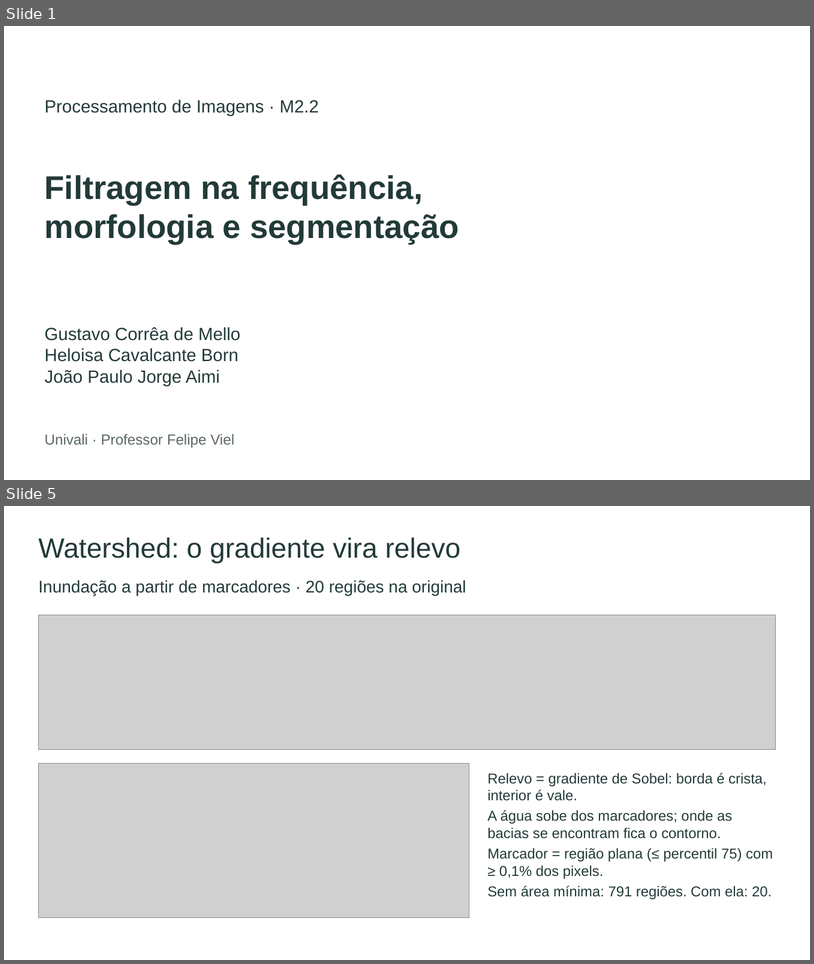
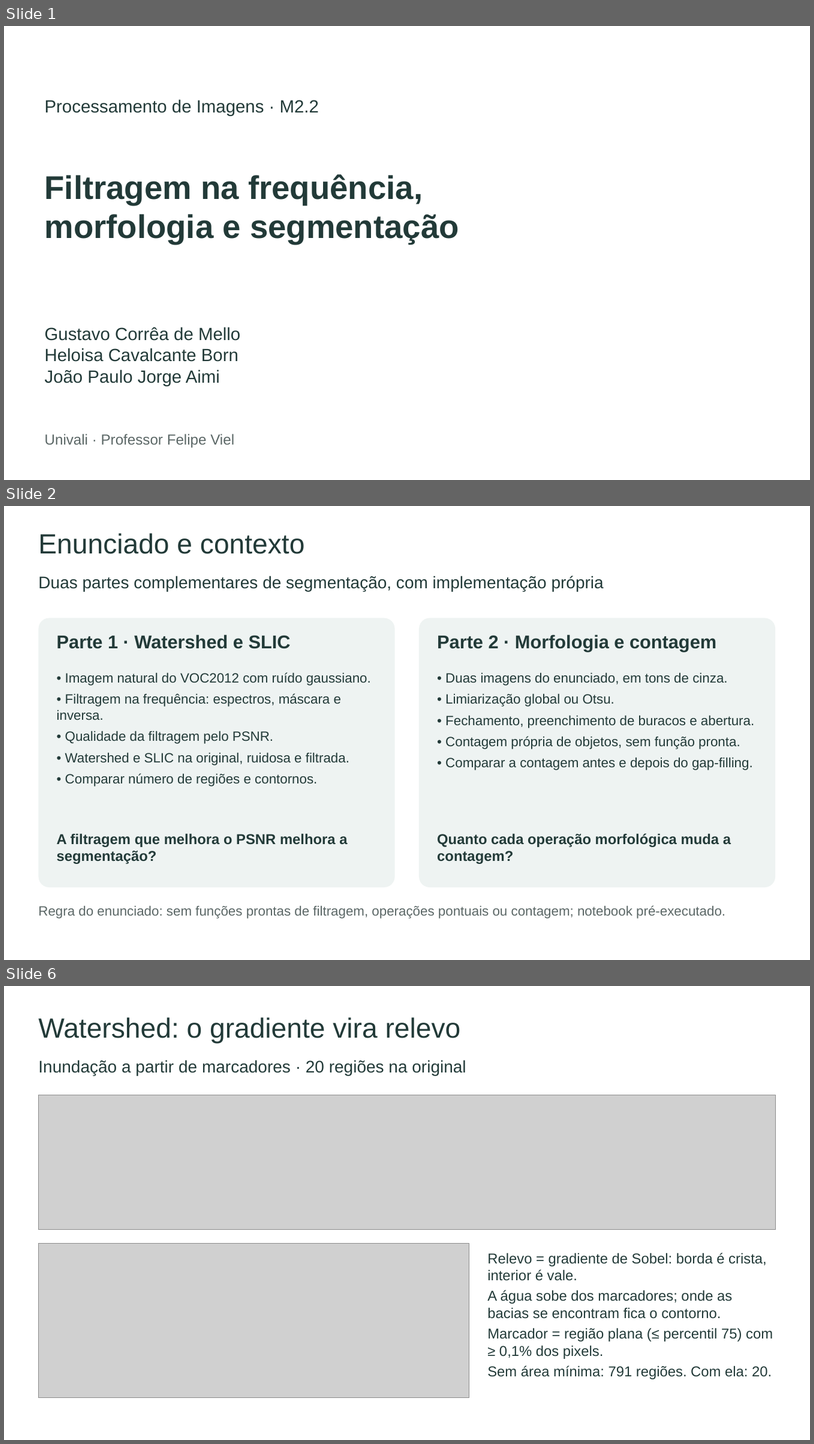
Before and after one commit to HeloisaBorn/trabalho-m2.2-pdi, a slide deck: apresentacao/apresentacao_final.pptx. Shown one above the other, each under a label of ours: slides 1 and 5 before the commit, slides 1, 2 and 6 after it; the slides between them are not shown. The pictures are 814x964 and 814x1444 pixels, drawn with LibreOffice and Linux fonts; fonts in the diff are those of the drawing; grey boxes stand for pictures. Boxes give left, top, right and bottom in pixels: in the first picture for what was removed or moved away, otherwise in the second. Text is boxed around its words. In the diff, an @@ line names an element or a change of style, - is before the commit and + after.

Commit message:
Amplia a apresentação final com slide do enunciado e roteiro de fala nas anotações

```diff
--- a/apresentacao/apresentacao_final.pptx
+++ b/apresentacao/apresentacao_final.pptx
@@ slide 2 added at (x1=4, y1=506, x2=810, y2=960), background #FFFFFF @@
@@ text added at (x1=38, y1=533, x2=305, y2=554), 33 pt, text #223A38 @@
+Enunciado e contexto
@@ text added at (x1=38, y1=576, x2=604, y2=592), 20 pt, text #223A38 @@
+Duas partes complementares de segmentação, com implementação própria
@@ rounded rectangle added at (x1=38, y1=618, x2=395, y2=887), fill #EEF3F2 @@
@@ rounded rectangle added at (x1=420, y1=618, x2=776, y2=887), fill #EEF3F2 @@
@@ text added at (x1=57, y1=634, x2=291, y2=649), 22 pt, text #223A38, bold @@
+Parte 1 · Watershed e SLIC
@@ text added at (x1=437, y1=634, x2=717, y2=652), 22 pt, text #223A38, bold @@
+Parte 2 · Morfologia e contagem
@@ text added at (x1=57, y1=672, x2=371, y2=786), 16 pt, text #223A38 @@
+• Imagem natural do VOC2012 com ruído gaussiano.
+• Filtragem na frequência: espectros, máscara e inversa.
+• Qualidade da filtragem pelo PSNR.
+• Watershed e SLIC na original, ruidosa e filtrada.
+• Comparar número de regiões e contornos.
@@ text added at (x1=446, y1=672, x2=753, y2=770), 16 pt, text #223A38 @@
+• Duas imagens do enunciado, em tons de cinza.
+• Limiarização global ou Otsu.
+• Fechamento, preenchimento de buracos e abertura.
+• Contagem própria de objetos, sem função pronta.
+• Comparar a contagem antes e depois do gap-filling.
@@ text added at (x1=57, y1=833, x2=347, y2=864), 17 pt, text #223A38, bold @@
+A filtragem que melhora o PSNR melhora a segmentação?
@@ text added at (x1=437, y1=833, x2=731, y2=864), 17 pt, text #223A38, bold @@
+Quanto cada operação morfológica muda a contagem?
@@ text added at (x1=38, y1=905, x2=726, y2=918), 16 pt, text #5B6766 @@
+Regra do enunciado: sem funções prontas de filtragem, operações pontuais ou contagem; notebook pré-executado.
@@ what was slide 5 is now slide 6 @@
```
Also in this commit, not shown: 3 slides changed, 2 other files.
